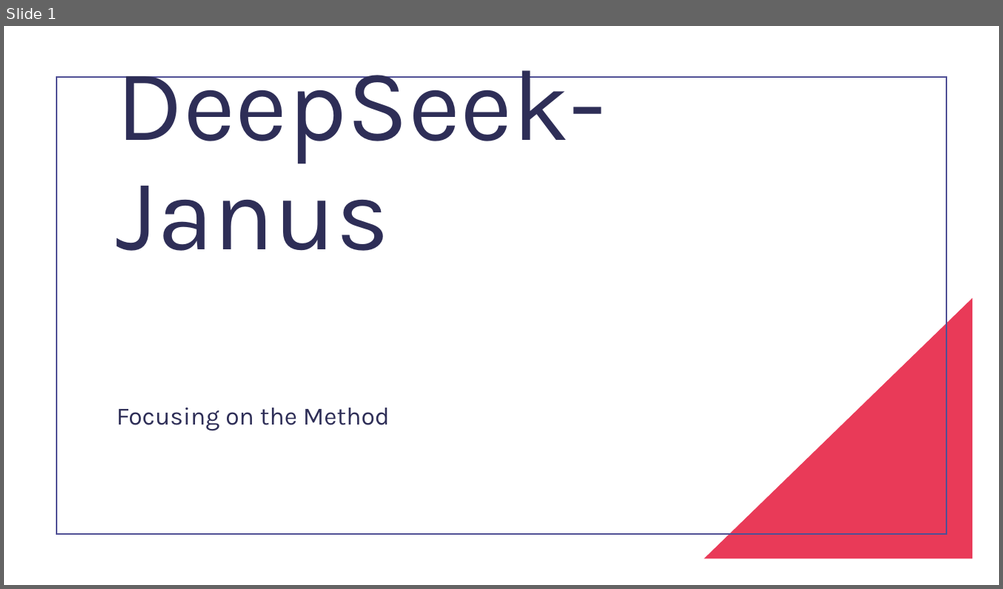
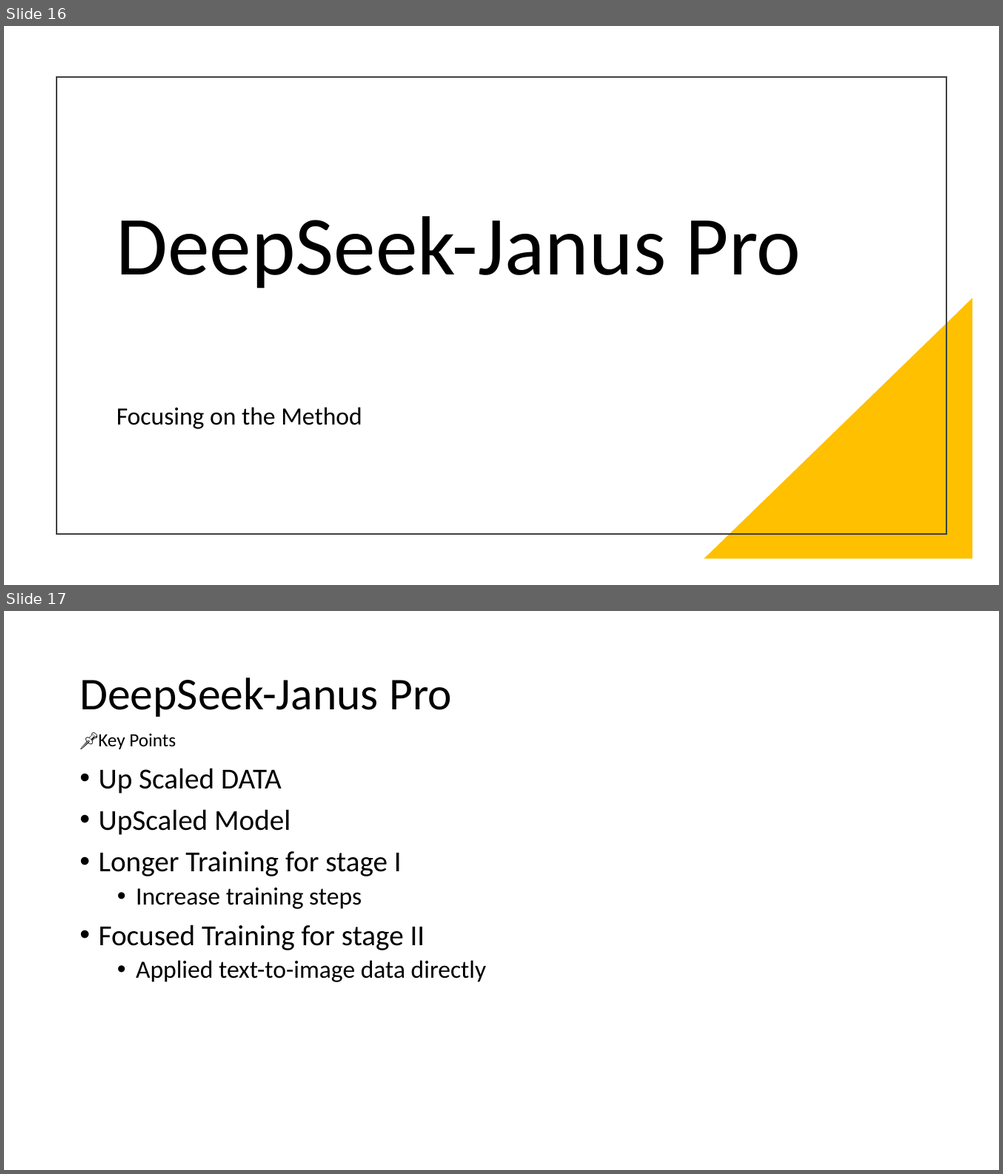
Before and after one commit to gggg8657/study, a slide deck: Studying must go on/Presentation1.pptx. Shown one above the other, each under a label of ours: slide 1 before the commit, slides 16 and 17 after it. The pictures are 1003x589 and 1003x1174 pixels, drawn with LibreOffice and Linux fonts; fonts in the diff are those of the drawing. Boxes give left, top, right and bottom in pixels: in the first picture for what was removed or moved away, otherwise in the second. Text is boxed around its words. In the diff, an @@ line names an element or a change of style, - is before the commit and + after.

```diff
--- a/Studying must go on/Presentation1.pptx
+++ b/Studying must go on/Presentation1.pptx
@@ slide 17 added at (4, 611, 999, 1170), background #FFFFFF @@
@@ title added at (79, 678, 452, 717), 44 pt, text #000000 @@
+DeepSeek-Janus Pro
@@ text added at (98, 733, 176, 749), 18 pt, text #000000 @@
+📌Key Points
@@ text added at (99, 768, 486, 982), 28 pt, text #000000 @@
+• Up Scaled DATA
+• UpScaled Model
+• Longer Training for stage I
+  • Increase training steps
+• Focused Training for stage II
+  • Applied text-to-image data directly
@@ what was slide 1 is now slide 16 @@
@@ slide 16 changed as well @@
@@ rectangle at (57, 77, 946, 534): outline #4F4F95 1.5 pt to #404040 1.5 pt @@
@@ title at (116, 216, 801, 289): text changed; size 98 to 81 pt; font Karla to Calibri; text colour #2E2E57 to #000000 @@
-DeepSeek-Janus
+DeepSeek-Janus Pro
@@ right triangle at (704, 298, 973, 560): fill #E93A58 to #FFC000 @@
@@ subtitle "Focusing on the Method" at (116, 407, 361, 429): font Karla to Calibri, text colour #2E2E57 to #000000 @@
```
Also in this commit, not shown: 4 other slides changed, 12 other slides added, 2 slides removed, 1 other file.
